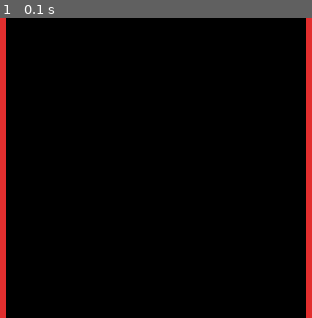
Above: before the commit, frame 1.
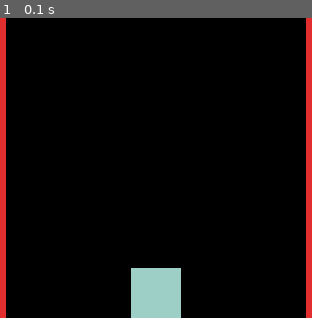
Above: after the commit, the same moment.

Repository: gunheekim90/pygame_avoid
Game: pygame game, started from jo_v1.py
Two runs of this game, one before a commit and one after it. Both use one fixed random seed, a clock stepped at 60 frames per second and the inputs below.
Inputs:
- Up to frame 1 (0.1 s): no input

The runs differ from the first frame. In frame 1, 2.7% of the frame differs, in the area x 41-59%, y 83-100%.

Commit message:
made the player show up

Diff:
--- a/jo_v1.py
+++ b/jo_v1.py
@@ -7,17 +7,25 @@
 window_length = 400
 window_height = 300
 wall_color = (226,46,46)
+player_color = (157,207,199)
+player_shape_l = 50
+player_start_x = window_length // 2 - player_shape_l // 2
+player_start_y = window_height - player_shape_l
 
 # return value is a Surface object for graphical operations
 screen = pygame.display.set_mode((window_length,window_height))
 done = False
+
+pygame.draw.rect(screen,wall_color, pygame.Rect(0,0,50,window_height))
+pygame.draw.rect(screen,wall_color, pygame.Rect(window_length-50,0,50,window_height))
+pygame.draw.rect(screen,player_color, pygame.Rect(player_start_x,player_start_y,player_shape_l,player_shape_l))
 
 while not done:
 	# event.get() empties the event queue
 	for event in pygame.event.get():
 		if event.type == pygame.QUIT:
 			done = True
-		pygame.draw.rect(screen,wall_color, pygame.Rect(0,0,50,window_height))
-		pygame.draw.rect(screen,wall_color, pygame.Rect(window_length-50,0,50,window_height))
+		# pygame.draw.rect(screen,wall_color, pygame.Rect(0,0,50,window_height))
+		# pygame.draw.rect(screen,wall_color, pygame.Rect(window_length-50,0,50,window_height))
 	# required to show updates on the game screen
 	pygame.display.flip()
